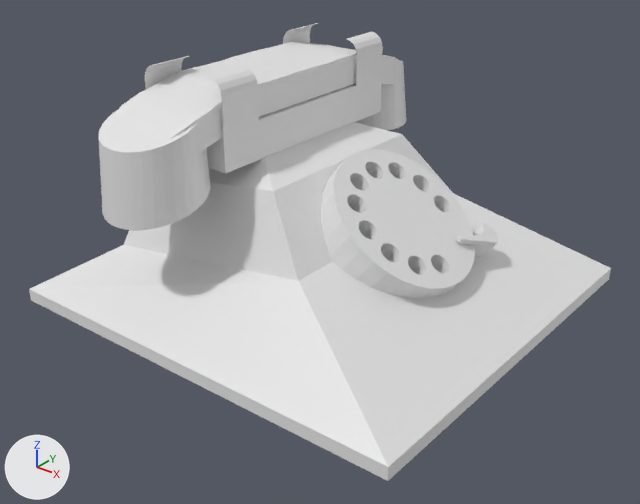
One commit to the Blender file ast/models/props/phone/phone.blend: the scene before it, then after it.
Camera for both pictures: a 50 mm camera at (1.492, -1.953, 0.529) aimed at (-0.002, -0.084, -0.629). The axes (+X, +Y, +Z) are drawn at lower left. The lights are the same throughout. The older version comes first.
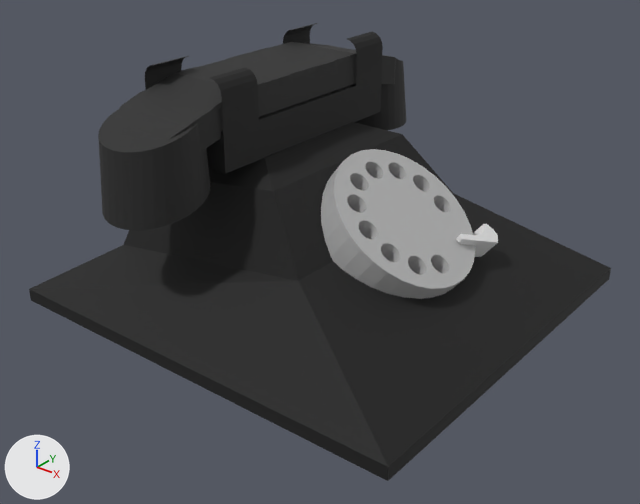
Edits to the scene script, one JSON object a line:
```json
{"op": "add", "block": "mat_dial_color", "code": ["mat_dial_color = principled_material('dial_color')", "mat_dial_color.base_color = (0.47, 0.47, 0.47)  # grey #b6b6b6"]}
{"op": "add", "block": "mat_phone_color2", "code": ["mat_phone_color2 = principled_material('phone_color2')", "mat_phone_color2.base_color = (0.02, 0.02, 0.02)  # black #272727", "mat_phone_color2.roughness = 0.785"]}
{"op": "add", "block": "mat_phone_color", "code": ["mat_phone_color = principled_material('phone_color')", "mat_phone_color.base_color = (0.00834, 0.00834, 0.00834)  # black #171717", "mat_phone_color.roughness = 0.785"]}
{"block": "me_cube_001", "where": "me_cube_001.from_pydata(...)  # 20 vertices, 17 faces; spans x -0.714..0.628, y -0.628..0.628, z -0.805..-0.32"}
{"op": "add", "block": "me_cube_001", "code": "me_cube_001.materials.append(mat_phone_color)  # black #171717"}
{"block": "me_cube_002", "where": "me_cube_002.from_pydata(...)  # 56 vertices, 34 faces; spans x -1.0..1.0, y -1.0..1.0, z -1.0..0.71"}
{"op": "add", "block": "me_cube_002", "code": "me_cube_002.materials.append(mat_phone_color)  # black #171717"}
{"block": "me_cylinder_002", "where": "me_cylinder_002.from_pydata(...)  # 217 vertices, 154 faces; spans x -1.08..1.08, y -0.98..8.1, z -0.89..1.37"}
{"op": "add", "block": "me_cylinder_002", "code": "me_cylinder_002.materials.append(mat_phone_color2)  # black #272727"}
{"block": "me_circle_003", "where": "me_circle_003.from_pydata(...)  # 832 vertices, 424 faces; spans x -1.0..1.0, y -1.0..1.0, z -0.47..0.0"}
{"op": "add", "block": "me_circle_003", "code": "me_circle_003.materials.append(mat_dial_color)  # grey #b6b6b6"}
```

Changed parts and their boxes [x1, y1, x2, y2] in the pictures (640 x 504 px):
```json
{"object": "Cube", "change": "recoloured", "before": [29, 122, 611, 481], "after": [29, 122, 611, 481], "on screen": "white to black"}
{"object": "phone", "change": "recoloured", "before": [98, 42, 406, 230], "after": [98, 42, 406, 230], "on screen": "white to black"}
{"object": "Circle.002", "change": "recoloured", "before": [321, 149, 475, 299], "after": [321, 149, 475, 299], "on screen": "white to grey"}
{"object": "phone hold", "change": "recoloured", "before": [145, 23, 383, 173], "after": [145, 23, 383, 173], "on screen": "white to black"}
```
